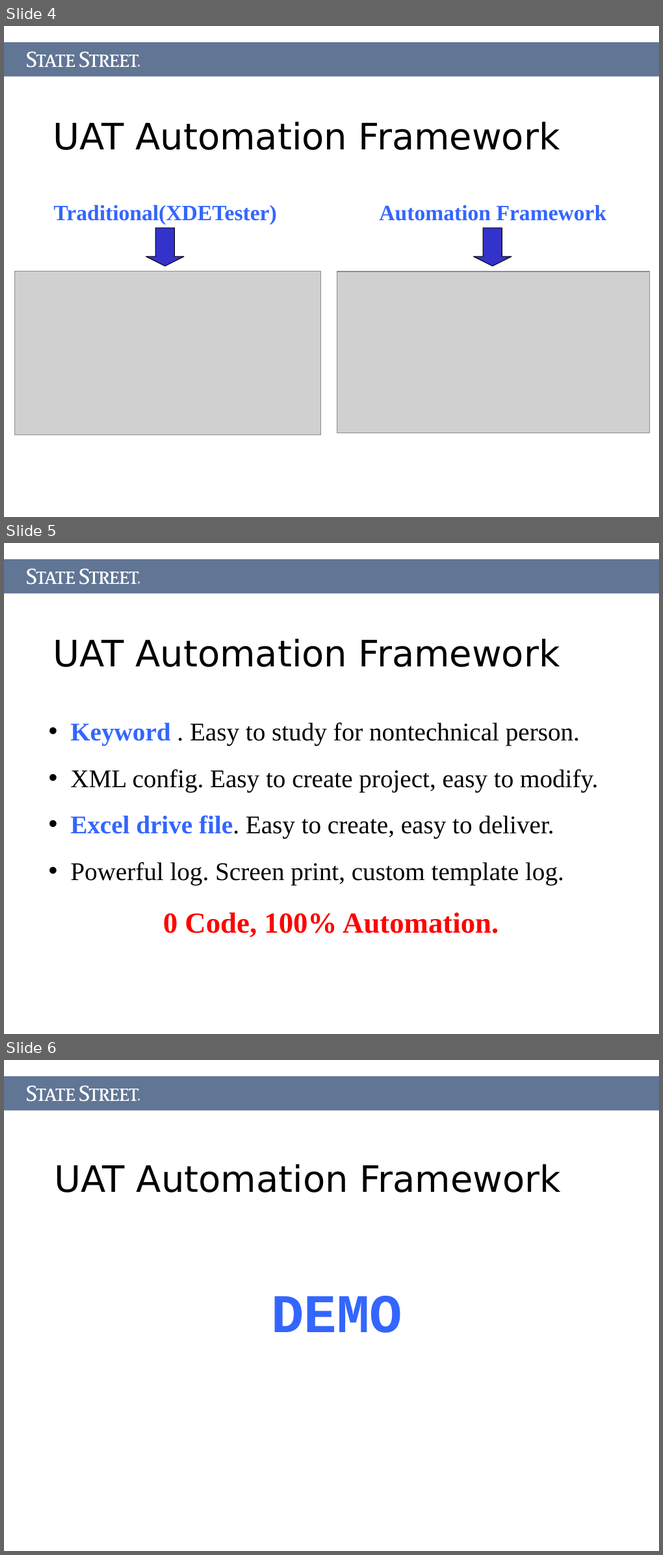
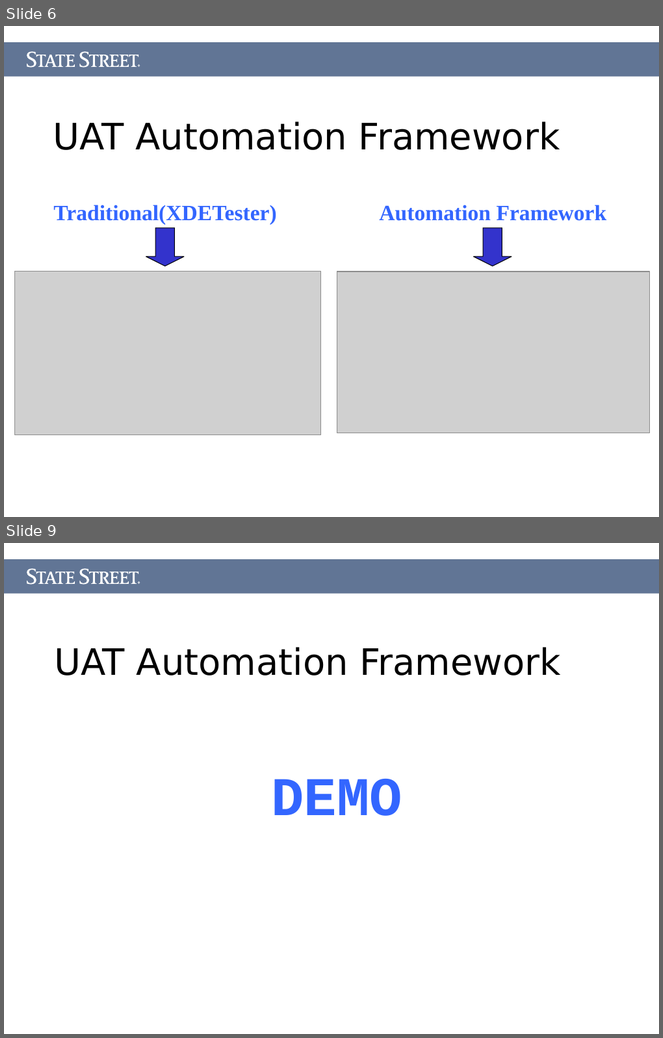
Before and after one commit to Letractively/autotester, a slide deck: Document/AutoTester.ppt. Shown one above the other, each under a label of ours: slides 4, 5 and 6 before the commit, slides 6 and 9 after it; the slides between them are not shown. The pictures are 663x1555 and 663x1038 pixels, drawn with LibreOffice and Linux fonts; fonts in the diff are those of the drawing; grey boxes stand for pictures. Boxes give left, top, right and bottom in pixels: in the first picture for what was removed or moved away, otherwise in the second. Text is boxed around its words. In the diff, an @@ line names an element or a change of style, - is before the commit and + after.

```diff
--- a/Document/AutoTester.ppt
+++ b/Document/AutoTester.ppt
@@ slide 5 removed at box(4, 543, 659, 1034), background #FFFFFF @@
@@ rectangle removed at box(4, 559, 659, 594) @@
@@ freeform shape removed at box(27, 568, 139, 585) @@
@@ freeform shape removed at box(138, 581, 140, 585) @@
@@ title removed at box(53, 639, 560, 667) @@
-UAT Automation Framework
@@ text removed at box(70, 722, 598, 938) @@
-• Keyword . Easy to study for nontechnical person.
-• XML config. Easy to create project, easy to modify.
-• Excel drive file. Easy to create, easy to deliver.
-• Powerful log. Screen print, custom template log.
-0 Code, 100% Automation.
@@ what was slide 4 is now slide 6 @@
@@ what was slide 6 is now slide 9 @@
```
Also in this commit, not shown: 3 slides changed, 4 slides added, 5 other slides removed, 16 other files.
